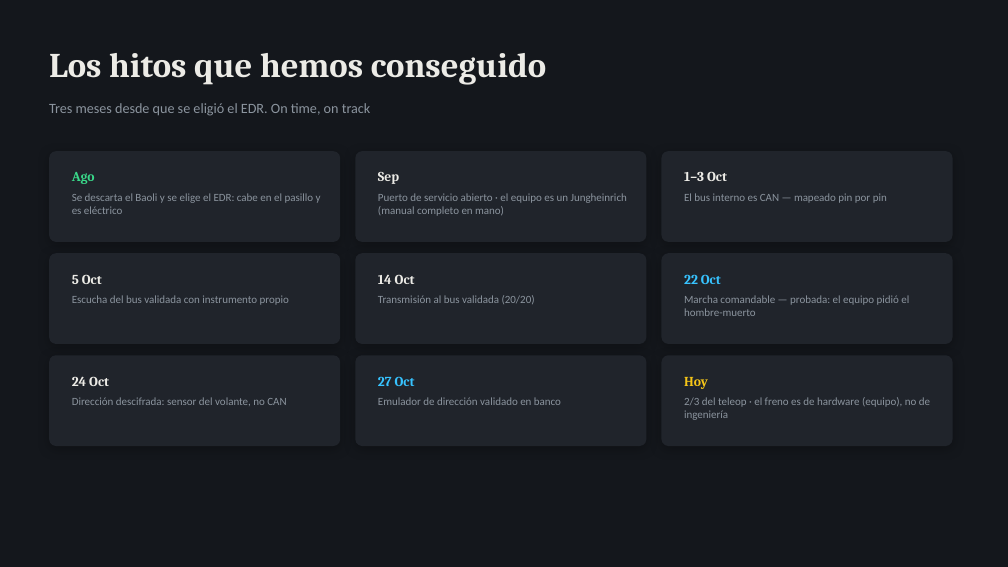
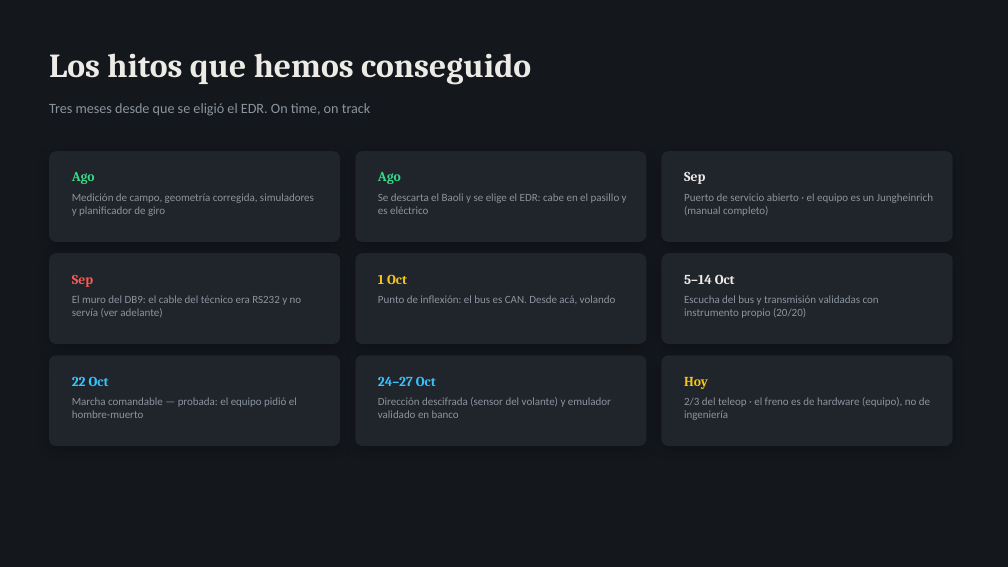
Before and after one commit to Rodzilla-TheCreator/tata, a slide deck: slide 5 of presentaciones/TaTa_Estado_y_Pedido_Omar.pptx. Drawn at 1008x567 pixels with LibreOffice and Linux fonts; fonts in the diff are those of the drawing. Boxes give left, top, right and bottom in pixels: in the first picture for what was removed or moved away, otherwise in the second. Text is boxed around its words. In the diff, an @@ line names an element or a change of style, - is before the commit and + after.

```diff
--- a/presentaciones/TaTa_Estado_y_Pedido_Omar.pptx
+++ b/presentaciones/TaTa_Estado_y_Pedido_Omar.pptx
@@ text "Los hitos que hemos conseguido" at box(49, 53, 531, 85): size 33 to 32 pt @@
@@ text at box(378, 172, 401, 184): text changed; text colour #ECEBE6 to #39D98A @@
-Sep
+Ago
@@ text at box(684, 172, 705, 184): text changed @@
-1–3 Oct
+Sep
@@ text at box(72, 193, 314, 216): text changed @@
-Se descarta el Baoli y se elige el EDR: cabe en el pasillo y es eléctrico
+Medición de campo, geometría corregida, simuladores y planificador de giro
@@ text at box(378, 193, 627, 214): text changed @@
-Puerto de servicio abierto · el equipo es un Jungheinrich (manual completo en mano)
+Se descarta el Baoli y se elige el EDR: cabe en el pasillo y es eléctrico
@@ text at box(684, 193, 933, 216): text changed @@
-El bus interno es CAN — mapeado pin por pin
+Puerto de servicio abierto · el equipo es un Jungheinrich (manual completo)
@@ text at box(72, 275, 93, 287): text changed; text colour #ECEBE6 to #FF5A52 @@
-5 Oct
+Sep
@@ text at box(72, 295, 302, 317): text changed @@
-Escucha del bus validada con instrumento propio
+El muro del DB9: el cable del técnico era RS232 y no servía (ver adelante)
@@ text at box(378, 274, 407, 284): text changed; text colour #ECEBE6 to #F5C518 @@
-14 Oct
+1 Oct
@@ text at box(378, 295, 616, 303): text changed @@
-Transmisión al bus validada (20/20)
+Punto de inflexión: el bus es CAN. Desde acá, volando
@@ text at box(684, 274, 735, 284): text changed; text colour #37C3FF to #ECEBE6 @@
-22 Oct
+5–14 Oct
@@ text at box(684, 295, 879, 318): text changed @@
-Marcha comandable — probada: el equipo pidió el hombre-muerto
+Escucha del bus y transmisión validadas con instrumento propio (20/20)
@@ text at box(72, 376, 109, 386): text changed; text colour #ECEBE6 to #37C3FF @@
-24 Oct
+22 Oct
@@ text at box(378, 376, 436, 386): text changed @@
-27 Oct
+24–27 Oct
@@ text at box(72, 397, 297, 418): text changed @@
-Dirección descifrada: sensor del volante, no CAN
+Marcha comandable — probada: el equipo pidió el hombre-muerto
@@ text at box(378, 397, 611, 418): text changed @@
-Emulador de dirección validado en banco
+Dirección descifrada (sensor del volante) y emulador validado en banco
```
Also in this commit, not shown: 8 other slides changed, 8 slides added, 3 slides removed, 2 other files.
